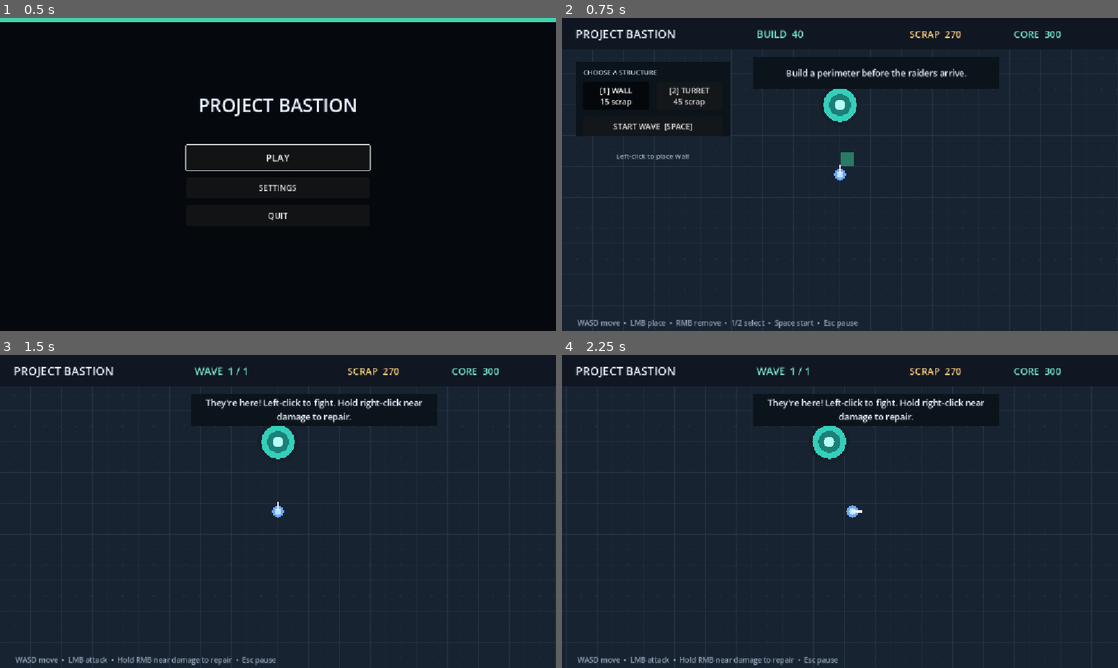
Above: before the commit, frames 1-4 (two rows, left to right).
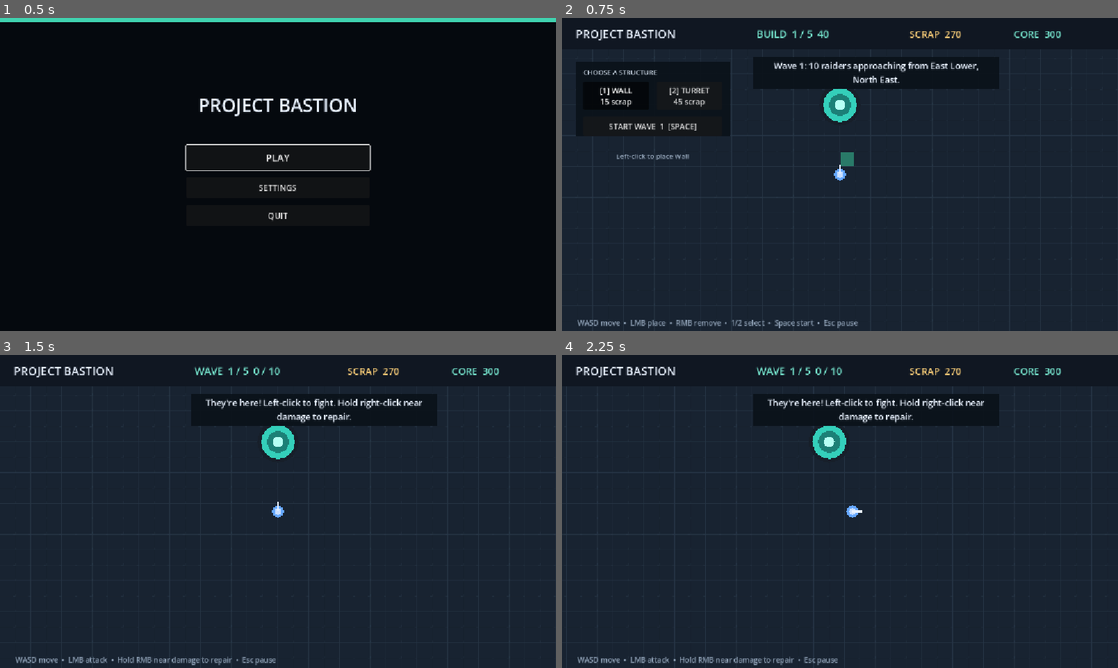
Above: after the commit, the same moments.

Repository: JarredTD/ProjectBastion
Game: Godot game, scene res://scenes/ui/main_menu.tscn
The game is run twice, just before and just after one commit, with the same random seed, the same clock (stepped at 60 frames per second) and the same inputs. Sound files missing from this copy of the repository are replaced by a short silence.
Inputs (mouse positions are in pixels of both pictures, inside the frame that each line leads up to):
- Up to frame 1 (0.5 s): no input
- Up to frame 2 (0.75 s): click "PLAY" at 0.5 s
- Up to frame 3 (1.5 s): click "START WAVE [SPACE]" (after the commit: "START WAVE 1 [SPACE]") at 1.25 s
- Up to frame 4 (2.25 s): tap Enter at 2 s; move the mouse to (962, 495) at 2.02 s; hold D (move_right) from 2.03 s (still down); tap 1 at 2.1 s; click (962, 495) at 2.17 s

Frame 1 is identical in both runs. In frame 2, 1.4% of the frame differs, in the area x 8-75%, y 3-36%; in frame 3, less than 0.1%; in frame 4, less than 0.1%.

Commit message:
feat: add objective and endless modes

Diff:
--- /dev/null
+++ b/data/waves/main_run.tres
@@ -0,0 +1,21 @@
+[gd_resource type="Resource" script_class="RunDefinition" load_steps=8 format=3]
+
+[ext_resource type="Script" path="res://scripts/resources/run_definition.gd" id="1_run"]
+[ext_resource type="Script" path="res://scripts/resources/wave_definition.gd" id="2_wave"]
+[ext_resource type="Resource" path="res://data/waves/objective_01.tres" id="3_wave_1"]
+[ext_resource type="Resource" path="res://data/waves/objective_02.tres" id="4_wave_2"]
+[ext_resource type="Resource" path="res://data/waves/objective_03.tres" id="5_wave_3"]
+[ext_resource type="Resource" path="res://data/waves/objective_04.tres" id="6_wave_4"]
+[ext_resource type="Resource" path="res://data/waves/objective_05.tres" id="7_wave_5"]
+
+[resource]
+script = ExtResource("1_run")
+objective_waves = Array[ExtResource("2_wave")]([ExtResource("3_wave_1"), ExtResource("4_wave_2"), ExtResource("5_wave_3"), ExtResource("6_wave_4"), ExtResource("7_wave_5")])
+endless_starting_enemies = 30
+endless_enemy_growth = 2.1
+endless_starting_interval = 0.7
+endless_interval_decay = 0.85
+endless_minimum_interval = 0.2
+endless_starting_approaches = 4
+endless_maximum_approaches = 8
+endless_build_duration = 20.0
--- /dev/null
+++ b/data/waves/objective_01.tres
@@ -0,0 +1,10 @@
+[gd_resource type="Resource" script_class="WaveDefinition" load_steps=2 format=3]
+
+[ext_resource type="Script" path="res://scripts/resources/wave_definition.gd" id="1_wave"]
+
+[resource]
+script = ExtResource("1_wave")
+enemy_count = 10
+spawn_interval = 1.1
+approach_count = 2
+build_duration = 40.0
--- /dev/null
+++ b/data/waves/objective_02.tres
@@ -0,0 +1,10 @@
+[gd_resource type="Resource" script_class="WaveDefinition" load_steps=2 format=3]
+
+[ext_resource type="Script" path="res://scripts/resources/wave_definition.gd" id="1_wave"]
+
+[resource]
+script = ExtResource("1_wave")
+enemy_count = 12
+spawn_interval = 1.0
+approach_count = 2
+build_duration = 25.0
--- /dev/null
+++ b/data/waves/objective_03.tres
@@ -0,0 +1,10 @@
+[gd_resource type="Resource" script_class="WaveDefinition" load_steps=2 format=3]
+
+[ext_resource type="Script" path="res://scripts/resources/wave_definition.gd" id="1_wave"]
+
+[resource]
+script = ExtResource("1_wave")
+enemy_count = 14
+spawn_interval = 0.9
+approach_count = 3
+build_duration = 25.0
--- /dev/null
+++ b/data/waves/objective_04.tres
@@ -0,0 +1,10 @@
+[gd_resource type="Resource" script_class="WaveDefinition" load_steps=2 format=3]
+
+[ext_resource type="Script" path="res://scripts/resources/wave_definition.gd" id="1_wave"]
+
+[resource]
+script = ExtResource("1_wave")
+enemy_count = 16
+spawn_interval = 0.8
+approach_count = 3
+build_duration = 25.0
--- /dev/null
+++ b/data/waves/objective_05.tres
@@ -0,0 +1,10 @@
+[gd_resource type="Resource" script_class="WaveDefinition" load_steps=2 format=3]
+
+[ext_resource type="Script" path="res://scripts/resources/wave_definition.gd" id="1_wave"]
+
+[resource]
+script = ExtResource("1_wave")
+enemy_count = 18
+spawn_interval = 0.7
+approach_count = 4
+build_duration = 25.0
--- a/main.tscn
+++ b/main.tscn
@@ -8,6 +8,7 @@
 [ext_resource type="Script" uid="uid://bpp67b2omfukg" path="res://scripts/managers/wave_director.gd" id="6_wave"]
 [ext_resource type="PackedScene" path="res://scenes/ui/pause_menu.tscn" id="7_pause"]
 [ext_resource type="Script" uid="uid://cdofvg1fqjmn0" path="res://scripts/camera_rig.gd" id="8_camera"]
+[ext_resource type="Resource" path="res://data/waves/main_run.tres" id="9_run"]
 
 [node name="ProjectBastion" type="Node2D" unique_id=170590304]
 script = ExtResource("1_main")
@@ -44,6 +45,7 @@
 script = ExtResource("6_wave")
 enemies_path = NodePath("../Actors/Enemies")
 world_path = NodePath("../World")
+run_definition = ExtResource("9_run")
 
 [node name="Hud" parent="." unique_id=1723289964 instance=ExtResource("2_hud")]
 
--- a/scenes/ui/hud.tscn
+++ b/scenes/ui/hud.tscn
@@ -206,9 +206,9 @@
 anchor_right = 0.5
 anchor_bottom = 0.5
 offset_left = -250.0
-offset_top = -95.0
+offset_top = -115.0
 offset_right = 250.0
-offset_bottom = 95.0
+offset_bottom = 115.0
 color = Color(0.03, 0.05, 0.08, 0.96)
 
 [node name="EndTitle" type="Label" parent="Layout/EndPanel"]
@@ -224,18 +224,30 @@
 unique_name_in_owner = true
 offset_top = 82.0
 offset_right = 500.0
-offset_bottom = 112.0
+offset_bottom = 132.0
 theme_override_colors/font_color = Color(0.784314, 0.831373, 0.886275, 1)
 theme_override_font_sizes/font_size = 18
-text = "Enemies defeated: 14 / 14"
-horizontal_alignment = 1
-
-[node name="RestartButton" type="Button" parent="Layout/EndPanel"]
-unique_name_in_owner = true
-offset_left = 150.0
-offset_top = 128.0
-offset_right = 350.0
-offset_bottom = 170.0
+text = "Waves cleared: 5\nEnemies defeated: 70"
+horizontal_alignment = 1
+
+[node name="EndActions" type="HBoxContainer" parent="Layout/EndPanel"]
+offset_left = 36.0
+offset_top = 154.0
+offset_right = 464.0
+offset_bottom = 202.0
+theme_override_constants/separation = 12
+alignment = 1
+
+[node name="ContinueButton" type="Button" parent="Layout/EndPanel/EndActions"]
+unique_name_in_owner = true
+custom_minimum_size = Vector2(208, 42)
+tooltip_text = "Keep playing with rapidly growing rushes"
+theme_override_font_sizes/font_size = 17
+text = "CONTINUE ENDLESS"
+
+[node name="RestartButton" type="Button" parent="Layout/EndPanel/EndActions"]
+unique_name_in_owner = true
+custom_minimum_size = Vector2(208, 42)
 tooltip_text = "Try a new layout"
-theme_override_font_sizes/font_size = 19
+theme_override_font_sizes/font_size = 17
 text = "PLAY AGAIN  [R]"
--- a/scenes/world.tscn
+++ b/scenes/world.tscn
@@ -66,26 +66,26 @@
 
 [node name="SpawnPoints" type="Node2D" parent="."]
 
-[node name="NorthWest" type="Marker2D" parent="SpawnPoints"]
+[node name="North West" type="Marker2D" parent="SpawnPoints"]
 position = Vector2(256, 32)
 
-[node name="NorthEast" type="Marker2D" parent="SpawnPoints"]
+[node name="North East" type="Marker2D" parent="SpawnPoints"]
 position = Vector2(1792, 32)
 
-[node name="EastNorth" type="Marker2D" parent="SpawnPoints"]
+[node name="East Upper" type="Marker2D" parent="SpawnPoints"]
 position = Vector2(2016, 320)
 
-[node name="EastSouth" type="Marker2D" parent="SpawnPoints"]
+[node name="East Lower" type="Marker2D" parent="SpawnPoints"]
 position = Vector2(2016, 832)
 
-[node name="SouthEast" type="Marker2D" parent="SpawnPoints"]
+[node name="South East" type="Marker2D" parent="SpawnPoints"]
 position = Vector2(1792, 1120)
 
-[node name="SouthWest" type="Marker2D" parent="SpawnPoints"]
+[node name="South West" type="Marker2D" parent="SpawnPoints"]
 position = Vector2(256, 1120)
 
-[node name="WestSouth" type="Marker2D" parent="SpawnPoints"]
+[node name="West Lower" type="Marker2D" parent="SpawnPoints"]
 position = Vector2(32, 832)
 
-[node name="WestNorth" type="Marker2D" parent="SpawnPoints"]
+[node name="West Upper" type="Marker2D" parent="SpawnPoints"]
 position = Vector2(32, 320)
--- a/scripts/game_config.gd
+++ b/scripts/game_config.gd
@@ -2,7 +2,5 @@
 
 const GRID_SIZE := 32.0
 const BUILD_DURATION := 40.0
-const TOTAL_ENEMIES := 18
-const ENEMY_SPAWN_INTERVAL := 0.95
 const STARTING_SCRAP := 270.0
 const MAX_BASE_HP := 300.0
--- a/scripts/game_state.gd
+++ b/scripts/game_state.gd
@@ -10,25 +10,35 @@
 var scrap: float
 var base_hp: float
 var occupied: Dictionary
-var enemies_spawned: int
 var enemies_defeated: int
+var wave_number: int
+var waves_cleared: int
+var wave_enemies: int
+var wave_enemies_defeated: int
+var objective_wave_count: int
+var endless: bool
 var message: String
 var message_time: float
 
 ## Starts new state objects with a clean build phase.
 func _init() -> void:
-	reset()
+	reset(0)
 
 ## Restores all match values without replacing the state object.
-func reset() -> void:
+func reset(objective_waves: int) -> void:
 	phase = Phase.BUILD
 	build_kind = BuildKind.WALL
 	phase_time = GameConfig.BUILD_DURATION
 	scrap = GameConfig.STARTING_SCRAP
 	base_hp = GameConfig.MAX_BASE_HP
 	occupied = {}
-	enemies_spawned = 0
 	enemies_defeated = 0
+	wave_number = 1
+	waves_cleared = 0
+	wave_enemies = 0
+	wave_enemies_defeated = 0
+	objective_wave_count = objective_waves
+	endless = false
 	show_message("Build a perimeter before the raiders arrive.", 5.0)
 
 ## Shows a short HUD message for the given number of seconds.
--- a/scripts/main.gd
+++ b/scripts/main.gd
@@ -23,12 +23,15 @@
 	hud.build_selected.connect(select_building)
 	hud.wave_start_requested.connect(start_defense)
 	hud.run_restart_requested.connect(reset_game)
+	hud.endless_requested.connect(continue_endless)
 	pause_menu.restart_requested.connect(reset_game)
 	pause_menu.main_menu_requested.connect(_on_pause_main_menu_requested)
 	build_manager.hover_hint_changed.connect(hud.set_build_hint)
 	wave_director.enemy_defeated.connect(_on_enemy_defeated)
 	wave_director.core_hit.connect(_on_core_hit)
 	wave_director.wave_cleared.connect(_on_wave_cleared)
+	state.reset(wave_director.objective_wave_count())
+	prepare_current_wave()
 
 ## Advances the build timer and handles held repair input.
 func _process(delta: float) -> void:
@@ -74,8 +77,10 @@
 	if state.phase == GameState.Phase.BUILD and index >= 0 and index < build_manager.definitions.size():
 		state.build_kind = index
 
-## Ends building and releases the first enemy wave.
+## Ends building and releases the prepared enemy wave.
 func start_defense() -> void:
+	if state.phase != GameState.Phase.BUILD:
+		return
 	state.phase = GameState.Phase.DEFEND
 	Audio.play_music(Audio.MusicState.DEFENSE)
 	Audio.play_sfx(&"wave_start")
@@ -104,11 +109,38 @@
 func reset_game() -> void:
 	wave_director.reset()
 	build_manager.reset()
-	state.reset()
+	state.reset(wave_director.objective_wave_count())
 	player.reset()
 	camera_rig.snap_to_target()
 	repair_sound_cooldown = 0.0
 	Audio.play_music(Audio.MusicState.BUILD)
+	prepare_current_wave()
+
+## Leaves the completed objective intact and begins the escalating endless run.
+func continue_endless() -> void:
+	if state.phase != GameState.Phase.VICTORY:
+		return
+	state.endless = true
+	state.wave_number += 1
+	player.controls_enabled = true
+	Audio.play_music(Audio.MusicState.BUILD)
+	prepare_current_wave()
+
+## Selects and reveals the next wave before its build timer begins.
+func prepare_current_wave() -> void:
+	if not wave_director.prepare_wave(state.wave_number):
+		finish_run(GameState.Phase.DEFEAT, "The next rush could not be prepared.")
+		return
+	state.phase = GameState.Phase.BUILD
+	state.phase_time = wave_director.build_duration()
+	state.wave_enemies = wave_director.enemy_count()
+	state.wave_enemies_defeated = 0
+	player.combat_enabled = false
+	var wave_name := "Endless %d" % (state.wave_number - state.objective_wave_count) if state.endless else "Wave %d" % state.wave_number
+	state.show_message(
+		"%s: %d raiders approaching from %s." % [wave_name, state.wave_enemies, wave_director.approach_summary()],
+		state.phase_time
+	)
 
 ## Freezes active play and presents the final result.
 func finish_run(result: GameState.Phase, message: String) -> void:
@@ -123,6 +155,7 @@
 func _on_enemy_defeated(reward: float) -> void:
 	state.scrap += reward
 	state.enemies_defeated += 1
+	state.wave_enemies_defeated += 1
 
 ## Applies core damage and ends the run if the core falls.
 func _on_core_hit(damage: float) -> void:
@@ -135,10 +168,17 @@
 	if state.base_hp <= 0.0:
 		finish_run(GameState.Phase.DEFEAT, "The Bastion fell.")
 
-## Ends the run once the wave director reports that no raiders remain.
+## Advances the objective or ends it before the optional endless run.
 func _on_wave_cleared() -> void:
-	if state.phase == GameState.Phase.DEFEND:
-		finish_run(GameState.Phase.VICTORY, "Wave cleared. The Bastion stands!")
+	if state.phase != GameState.Phase.DEFEND:
+		return
+	state.waves_cleared += 1
+	if not state.endless and state.wave_number >= state.objective_wave_count:
+		finish_run(GameState.Phase.VICTORY, "Objective complete. The Bastion stands!")
+		return
+	state.wave_number += 1
+	Audio.play_music(Audio.MusicState.BUILD)
+	prepare_current_wave()
 
 ## Returns to the title screen from the pause menu.
 func _on_pause_main_menu_requested() -> void:
--- a/scripts/managers/wave_director.gd
+++ b/scripts/managers/wave_director.gd
@@ -4,41 +4,65 @@
 signal core_hit(damage: float)
 signal wave_cleared
 
-const GameConfig = preload("res://scripts/game_config.gd")
-
 @export_node_path("Node2D") var enemies_path: NodePath
 @export_node_path("Node2D") var world_path: NodePath
 @export var raider_scene: PackedScene = preload("res://scenes/actors/raider.tscn")
+@export var run_definition: RunDefinition
 
 var active := false
 var spawned := 0
 var alive := 0
 var spawn_cooldown := 0.4
 var rng := RandomNumberGenerator.new()
-var spawn_points_available := false
+var current_wave: WaveDefinition
+var approach_markers: Array[Marker2D] = []
 
 @onready var enemies: Node2D = get_node(enemies_path)
 @onready var world: Node2D = get_node(world_path)
 
-## Seeds spawn selection for this run of the game.
+## Checks the authored wave and approach data before play begins.
 func _ready() -> void:
 	rng.randomize()
-	spawn_points_available = not world.spawn_positions().is_empty()
-	if not spawn_points_available:
+	if run_definition == null:
+		push_error("Wave director requires a run definition.")
+	elif run_definition.objective_waves.is_empty():
+		push_error("Run definition requires at least one objective wave.")
+	if world.spawn_markers().is_empty():
 		push_error("Wave director requires at least one world spawn marker.")
 
 ## Spawns raiders at the configured interval while the wave is active.
 func _process(delta: float) -> void:
-	if not active or spawned >= GameConfig.TOTAL_ENEMIES:
+	if not active or current_wave == null or spawned >= current_wave.enemy_count:
 		return
 	spawn_cooldown -= delta
 	if spawn_cooldown <= 0.0:
 		spawn_raider()
-		spawn_cooldown = GameConfig.ENEMY_SPAWN_INTERVAL
+		spawn_cooldown = current_wave.spawn_interval
+
+## Chooses this wave's pressure points once so the player can prepare for them.
+func prepare_wave(wave_number: int) -> bool:
+	if run_definition == null:
+		return false
+	current_wave = run_definition.wave_for(wave_number)
+	if current_wave == null:
+		return false
+	var available: Array[Marker2D] = world.spawn_markers()
+	approach_markers.clear()
+	var approach_total := mini(current_wave.approach_count, available.size())
+	for index in approach_total:
+		var selected_index := rng.randi_range(index, available.size() - 1)
+		var selected: Marker2D = available[selected_index]
+		available[selected_index] = available[index]
+		available[index] = selected
+		approach_markers.append(available[index])
+	spawned = 0
+	alive = 0
+	spawn_cooldown = 0.4
+	return not approach_markers.is_empty()
 
 ## Starts spawning and wakes any raiders already in the scene.
 func start_wave() -> void:
-	if not spawn_points_available:
+	if current_wave == null or approach_markers.is_empty():
 		return
 	active = true
 	for enemy in enemies.get_children():
@@ -50,12 +74,15 @@
 	for enemy in enemies.get_children():
 		enemy.active = false
 
-## Removes active enemies and restores the first-wave counters.
+## Removes active enemies and clears the prepared wave.
 func reset() -> void:
 	active = false
 	spawned = 0
 	alive = 0
 	spawn_cooldown = 0.4
+	current_wave = null
+	approach_markers.clear()
+	rng.randomize()
 	for enemy in enemies.get_children():
 		enemy.queue_free()
 
@@ -70,18 +97,36 @@
 	spawned += 1
 	alive += 1
 
-## Chooses one of the spawn markers placed in the world scene.
+## Chooses one of the approach markers revealed for this wave.
 func random_spawn_position() -> Vector2:
-	var positions: Array[Vector2] = world.spawn_positions()
-	if positions.is_empty():
-		push_error("World requires at least one spawn marker.")
+	if approach_markers.is_empty():
+		push_error("Wave requires at least one approach marker.")
 		return world.core_position()
-	return positions[rng.randi_range(0, positions.size() - 1)]
+	return approach_markers[rng.randi_range(0, approach_markers.size() - 1)].global_position
+
+## Returns the fixed enemy budget prepared for this wave.
+func enemy_count() -> int:
+	return current_wave.enemy_count if current_wave != null else 0
+
+## Returns the build time configured for this wave.
+func build_duration() -> float:
+	return current_wave.build_duration if current_wave != null else 0.0
+
+## Names the pressure points selected for the current wave.
+func approach_summary() -> String:
+	var names := PackedStringArray()
+	for marker in approach_markers:
+		names.append(String(marker.name).capitalize())
+	return ", ".join(names)
+
+## Returns the number of waves in the completable objective.
+func objective_wave_count() -> int:
+	return run_definition.objective_waves.size() if run_definition != null else 0
 
 ## Tracks wave progress and reports the reward to the match coordinator.
 func _on_raider_defeated(reward: float) -> void:
 	alive -= 1
 	enemy_defeated.emit(reward)
-	if spawned >= GameConfig.TOTAL_ENEMIES and alive <= 0:
+	if current_wave != null and spawned >= current_wave.enemy_count and alive <= 0:
 		active = false
 		wave_cleared.emit()
--- /dev/null
+++ b/scripts/resources/run_definition.gd
@@ -0,0 +1,29 @@
+class_name RunDefinition
+extends Resource
+
+@export var objective_waves: Array[WaveDefinition] = []
+@export_range(1, 10000, 1) var endless_starting_enemies := 30
+@export_range(1.0, 4.0, 0.05) var endless_enemy_growth := 2.1
+@export_range(0.05, 10.0, 0.05) var endless_starting_interval := 0.7
+@export_range(0.1, 1.0, 0.05) var endless_interval_decay := 0.85
+@export_range(0.05, 10.0, 0.05) var endless_minimum_interval := 0.2
+@export_range(1, 16, 1) var endless_starting_approaches := 4
+@export_range(1, 16, 1) var endless_maximum_approaches := 8
+@export_range(0.0, 300.0, 1.0) var endless_build_duration := 20.0
+
+## Returns the authored objective wave or builds the requested endless wave.
+func wave_for(wave_number: int) -> WaveDefinition:
+	if wave_number <= 0:
+		return null
+	if wave_number <= objective_waves.size():
+		return objective_waves[wave_number - 1]
+	var endless_index := wave_number - objective_waves.size() - 1
+	var wave := WaveDefinition.new()
+	wave.enemy_count = roundi(endless_starting_enemies * pow(endless_enemy_growth, endless_index))
+	wave.spawn_interval = maxf(
+		endless_minimum_interval,
+		endless_starting_interval * pow(endless_interval_decay, endless_index)
+	)
+	wave.approach_count = mini(endless_maximum_approaches, endless_starting_approaches + endless_index)
+	wave.build_duration = endless_build_duration
+	return wave
--- /dev/null
+++ b/scripts/resources/wave_definition.gd
@@ -0,0 +1,7 @@
+class_name WaveDefinition
+extends Resource
+
+@export_range(1, 10000, 1) var enemy_count := 10
+@export_range(0.05, 10.0, 0.05) var spawn_interval := 1.0
+@export_range(1, 16, 1) var approach_count := 2
+@export_range(0.0, 300.0, 1.0) var build_duration := 25.0
--- a/scripts/ui/hud.gd
+++ b/scripts/ui/hud.gd
@@ -3,8 +3,8 @@
 signal build_selected(index: int)
 signal wave_start_requested
 signal run_restart_requested
+signal endless_requested
 
-const GameConfig = preload("res://scripts/game_config.gd")
 const GameState = preload("res://scripts/game_state.gd")
 
 var state: GameState
@@ -25,6 +25,7 @@
 @onready var end_panel: Control = %EndPanel
 @onready var end_title: Label = %EndTitle
 @onready var end_stats: Label = %EndStats
+@onready var continue_button: Button = %ContinueButton
 @onready var restart_button: Button = %RestartButton
 
 var core_warning_time := 0.0
@@ -34,6 +35,7 @@
 	wall_button.pressed.connect(func() -> void: build_selected.emit(GameState.BuildKind.WALL))
 	turret_button.pressed.connect(func() -> void: build_selected.emit(GameState.BuildKind.TURRET))
 	start_wave_button.pressed.connect(func() -> void: wave_start_requested.emit())
+	continue_button.pressed.connect(func() -> void: endless_requested.emit())
 	restart_button.pressed.connect(func() -> void: run_restart_requested.emit())
 
 ## Supplies the live match state and buildable definitions shown by the HUD.
@@ -68,6 +70,7 @@
 		turret_button.disabled = state.scrap < build_definitions[1].cost
 	wall_button.button_pressed = state.build_kind == GameState.BuildKind.WALL
 	turret_button.button_pressed = state.build_kind == GameState.BuildKind.TURRET
+	start_wave_button.text = "START ENDLESS  %d  [SPACE]" % (state.wave_number - state.objective_wave_count) if state.endless else "START WAVE  %d  [SPACE]" % state.wave_number
 	help_label.text = help_text()
 	var finished := state.phase == GameState.Phase.VICTORY or state.phase == GameState.Phase.DEFEAT
 	message_panel.visible = state.message_time > 0.0 and not finished
@@ -76,15 +79,22 @@
 	if finished:
 		end_title.text = "BASTION SECURED" if state.phase == GameState.Phase.VICTORY else "BASTION LOST"
 		end_title.modulate = Color("78ead2") if state.phase == GameState.Phase.VICTORY else Color("ed5b68")
-		end_stats.text = "Enemies defeated: %d / %d" % [state.enemies_defeated, GameConfig.TOTAL_ENEMIES]
+		end_stats.text = "Waves cleared: %d\nEnemies defeated: %d" % [state.waves_cleared, state.enemies_defeated]
+		continue_button.visible = state.phase == GameState.Phase.VICTORY
 
 ## Builds the short phase label shown in the top bar.
 func phase_text() -> String:
 	match state.phase:
-		GameState.Phase.BUILD: return "BUILD  %02d" % ceili(state.phase_time)
+		GameState.Phase.BUILD:
+			if state.endless:
+				return "BUILD  E%d  %02d" % [state.wave_number - state.objective_wave_count, ceili(state.phase_time)]
+			return "BUILD  %d / %d  %02d" % [state.wave_number, state.objective_wave_count, ceili(state.phase_time)]
 		GameState.Phase.VICTORY: return "VICTORY"
 		GameState.Phase.DEFEAT: return "DEFEAT"
-		_: return "WAVE  1 / 1"
+		_:
+			if state.endless:
+				return "ENDLESS  %d  %d / %d" % [state.wave_number - state.objective_wave_count, state.wave_enemies_defeated, state.wave_enemies]
+			return "WAVE  %d / %d  %d / %d" % [state.wave_number, state.objective_wave_count, state.wave_enemies_defeated, state.wave_enemies]
 
 ## Returns the controls that matter in the current phase.
 func help_text() -> String:
--- a/scripts/world_view.gd
+++ b/scripts/world_view.gd
@@ -24,9 +24,10 @@
 func player_start_position() -> Vector2:
 	return $PlayerStart.global_position
 
-## Collects the world positions of every authored enemy spawn marker.
-func spawn_positions() -> Array[Vector2]:
-	var positions: Array[Vector2] = []
+## Collects every authored enemy approach marker.
+func spawn_markers() -> Array[Marker2D]:
+	var markers: Array[Marker2D] = []
 	for marker in $SpawnPoints.get_children():
-		positions.append(marker.global_position)
-	return positions
+		if marker is Marker2D:
+			markers.append(marker)
+	return markers
Not shown: 1 places in main.tscn that only renumber resources
Not shown, added: scripts/resources/run_definition.gd.uid
Not shown, added: scripts/resources/wave_definition.gd.uid
